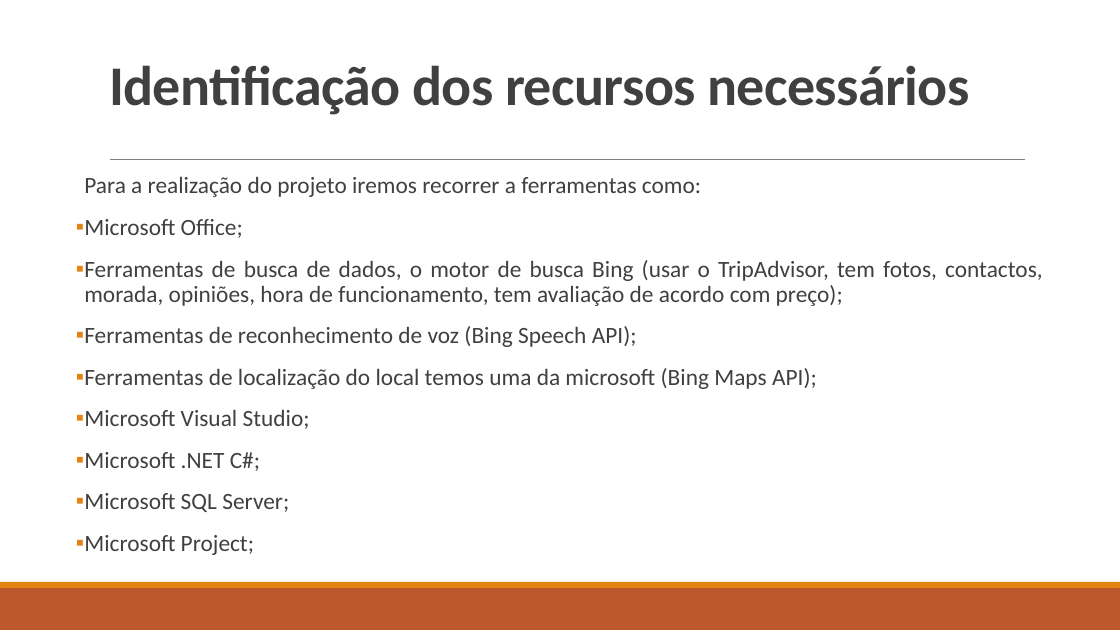
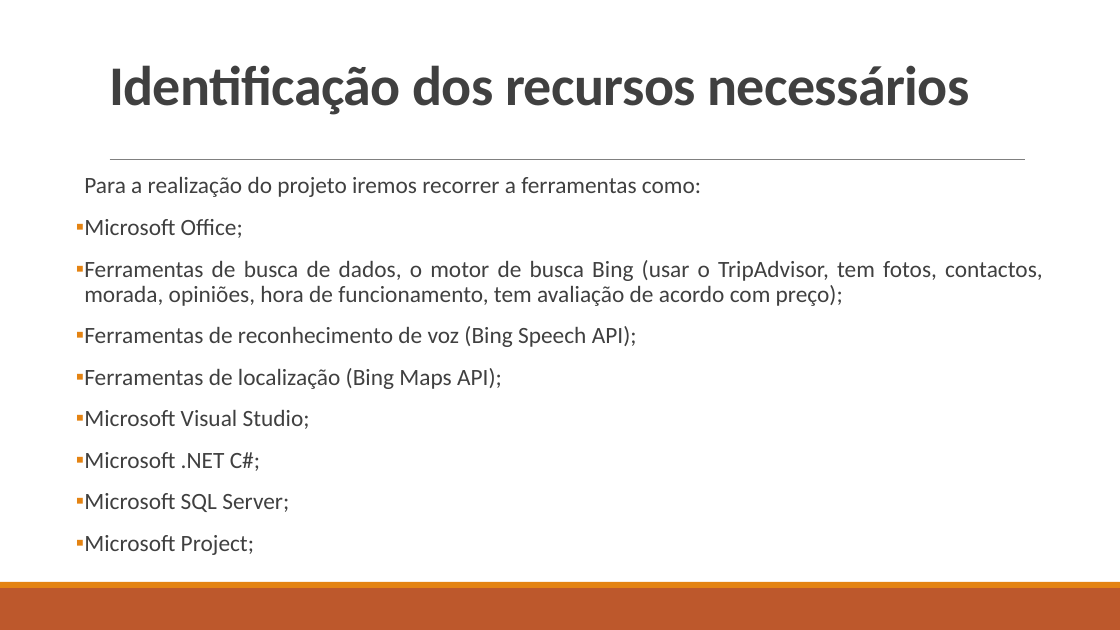
Before and after one commit to natawild/LI4-16-17, a slide deck: slide 10 of Etapa1/Apresentação1fase.pptx. Drawn at 1120x630 pixels with LibreOffice and Linux fonts; fonts in the diff are those of the drawing. Boxes give left, top, right and bottom in pixels: in the first picture for what was removed or moved away, otherwise in the second. Text is boxed around its words. In the diff, an @@ line names an element or a change of style, - is before the commit and + after.

```diff
--- a/Etapa1/Apresentação1fase.pptx
+++ b/Etapa1/Apresentação1fase.pptx
@@ text at (84, 368, 502, 389): text changed @@
-▪ Ferramentas de localização do local temos uma da microsoft (Bing Maps API);
+▪ Ferramentas de localização (Bing Maps API);
```
Also in this commit, not shown: 2 other slides changed.
